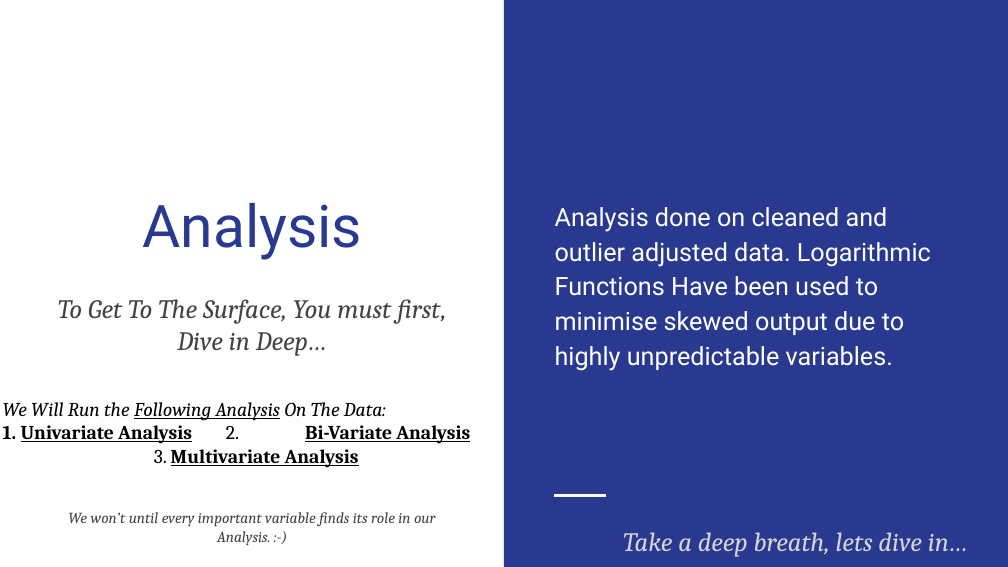
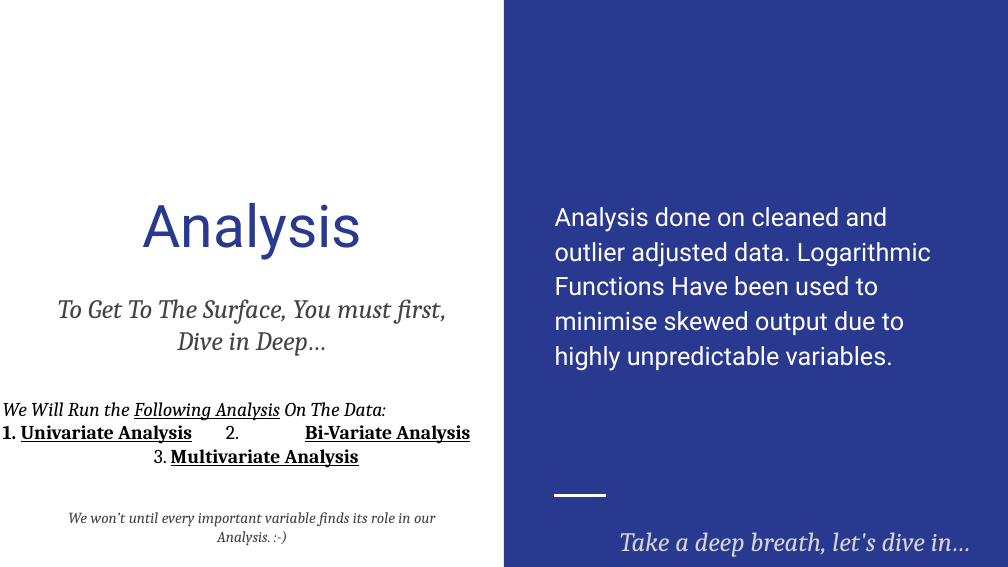
Before and after one commit to abhinavt0681/LendingClubCaseStudy, a slide deck: slide 3 of Group_Facilitator_AbhinavTyagi.pptx. Drawn at 1008x567 pixels with LibreOffice and Linux fonts; fonts in the diff are those of the drawing. Boxes give left, top, right and bottom in pixels: in the first picture for what was removed or moved away, otherwise in the second. Text is boxed around its words. In the diff, an @@ line names an element or a change of style, - is before the commit and + after.

```diff
--- a/Group_Facilitator_AbhinavTyagi.pptx
+++ b/Group_Facilitator_AbhinavTyagi.pptx
@@ subtitle at [620,532,971,557]: text changed @@
-Take a deep breath, lets dive in…
+Take a deep breath, let's dive in…
```
Also in this commit, not shown: 7 other slides changed, 1 other file.
